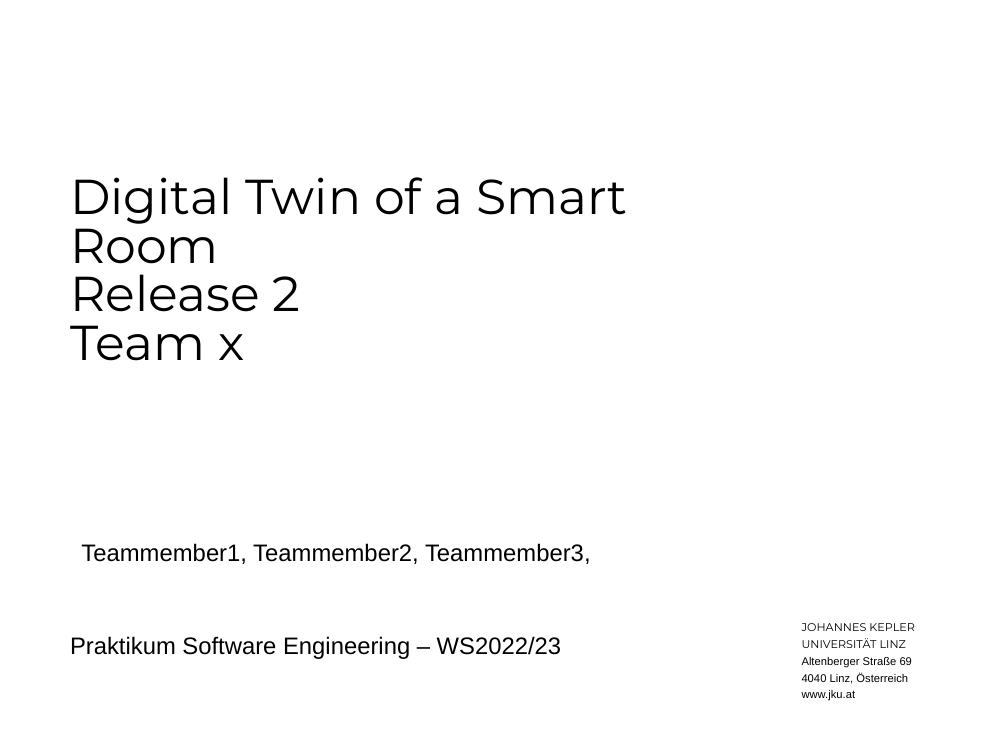
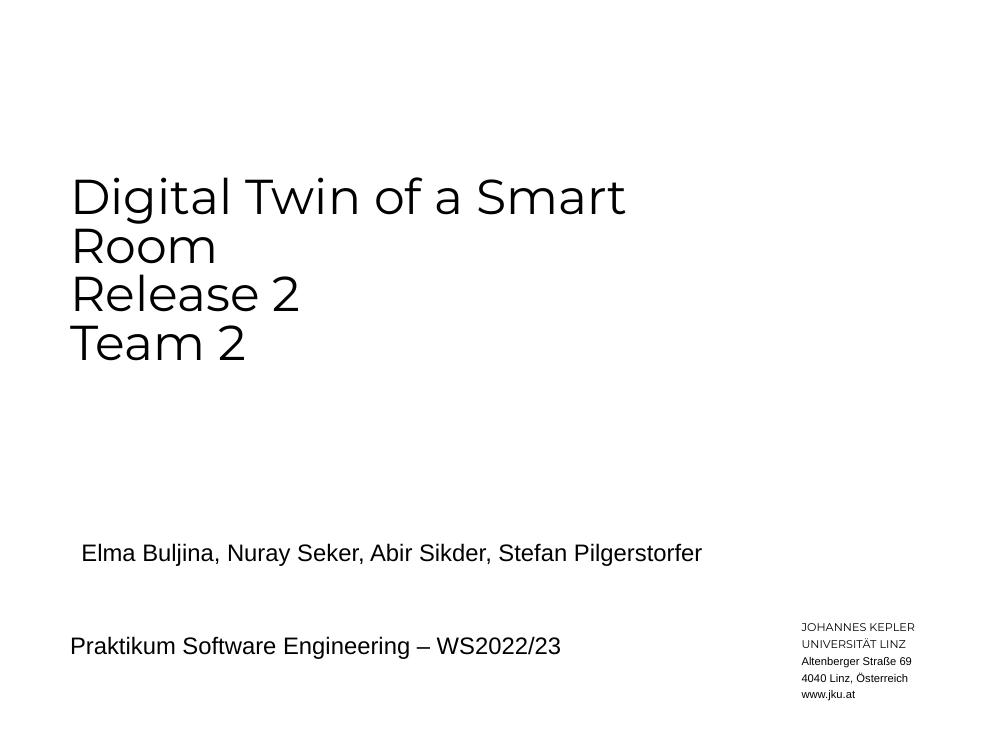
Before and after one commit to jku-win-se/teaching.ws22.prse.smartroom.Team2, a slide deck: slide 1 of documentation/presentations/PRSE_SS22-Team2_Sprint_2_Presentation.pptx. Drawn at 1008x756 pixels with LibreOffice and Linux fonts; fonts in the diff are those of the drawing; background and template pictures are left out. Boxes give left, top, right and bottom in pixels: in the first picture for what was removed or moved away, otherwise in the second. Text is boxed around its words. In the diff, an @@ line names an element or a change of style, - is before the commit and + after.

```diff
--- a/documentation/presentations/PRSE_SS22-Team2_Sprint_2_Presentation.pptx
+++ b/documentation/presentations/PRSE_SS22-Team2_Sprint_2_Presentation.pptx
@@ title at <box>70,325,246,361</box>: text changed @@
-Team x
+Team 2
@@ subtitle at <box>81,543,702,566</box>: text changed @@
-Teammember1, Teammember2, Teammember3,
+Elma Buljina, Nuray Seker, Abir Sikder, Stefan Pilgerstorfer
```
Also in this commit, not shown: 5 slides added, 1 slide removed.
